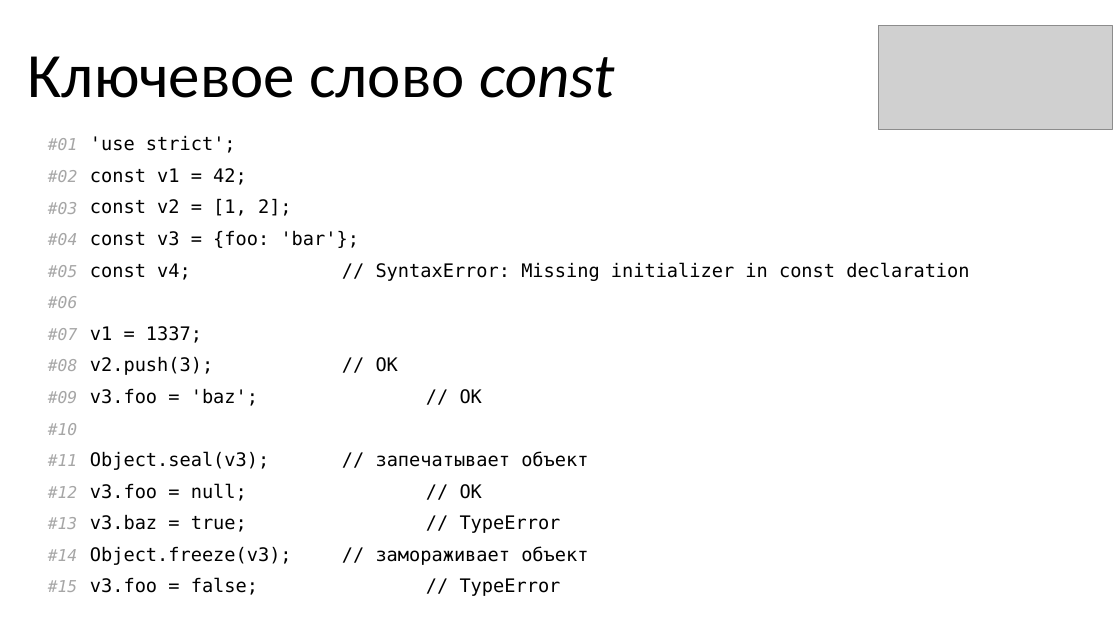
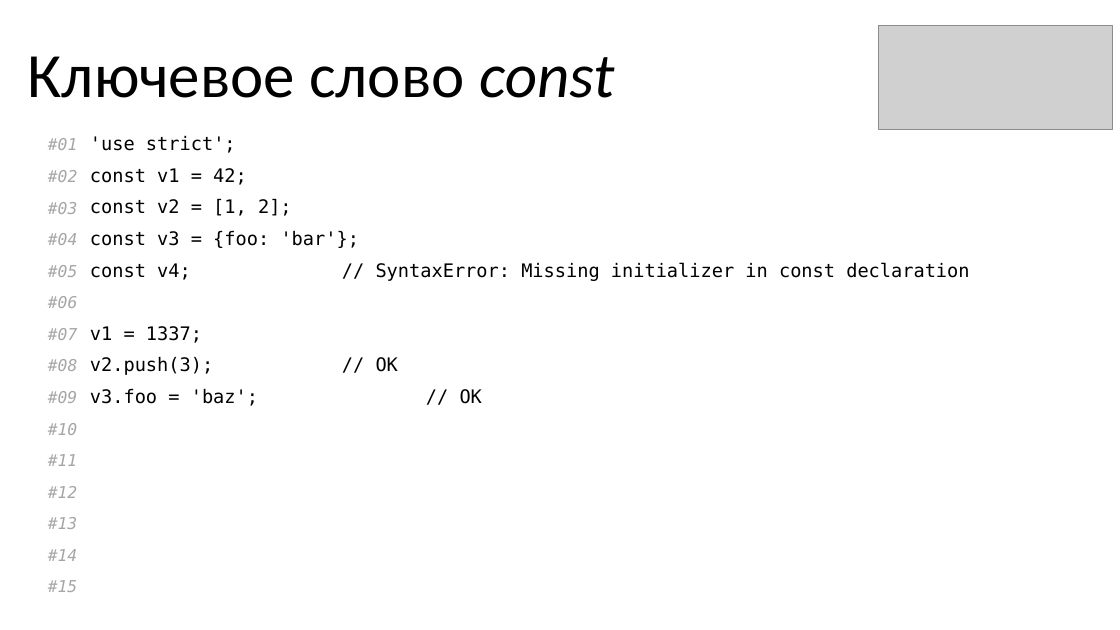
Before and after one commit to KOPTE3/modern-es, a slide deck: slide 10 of Modern ES.pptx (slide 11 before the commit). Drawn at 1120x630 pixels with LibreOffice and Linux fonts; fonts in the diff are those of the drawing; grey boxes stand for pictures. Boxes give left, top, right and bottom in pixels: in the first picture for what was removed or moved away, otherwise in the second. Text is boxed around its words. In the diff, an @@ line names an element or a change of style, - is before the commit and + after.

```diff
--- a/Modern ES.pptx
+++ b/Modern ES.pptx
@@ table at (19, 129, 984, 603) @@
-row 11, column 2: Object.seal(v3); // запечатывает объект
+row 11, column 2: 
-row 12, column 2: v3.foo = null; // OK
+row 12, column 2: 
-row 13, column 2: v3.baz = true; // TypeError
+row 13, column 2: 
-row 14, column 2: Object.freeze(v3); // замораживает объект
+row 14, column 2: 
-row 15, column 2: v3.foo = false; // TypeError
+row 15, column 2: 
```
Also in this commit, not shown: 5 other slides changed, 22 slides added, 1 slide removed.
